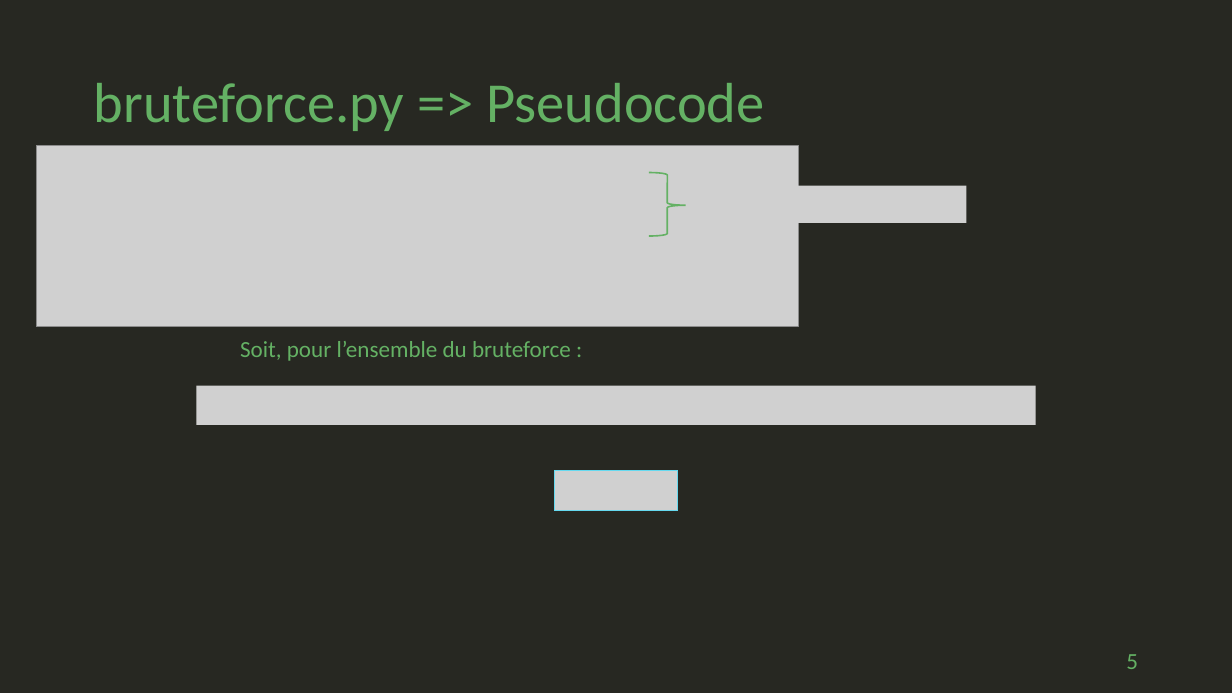
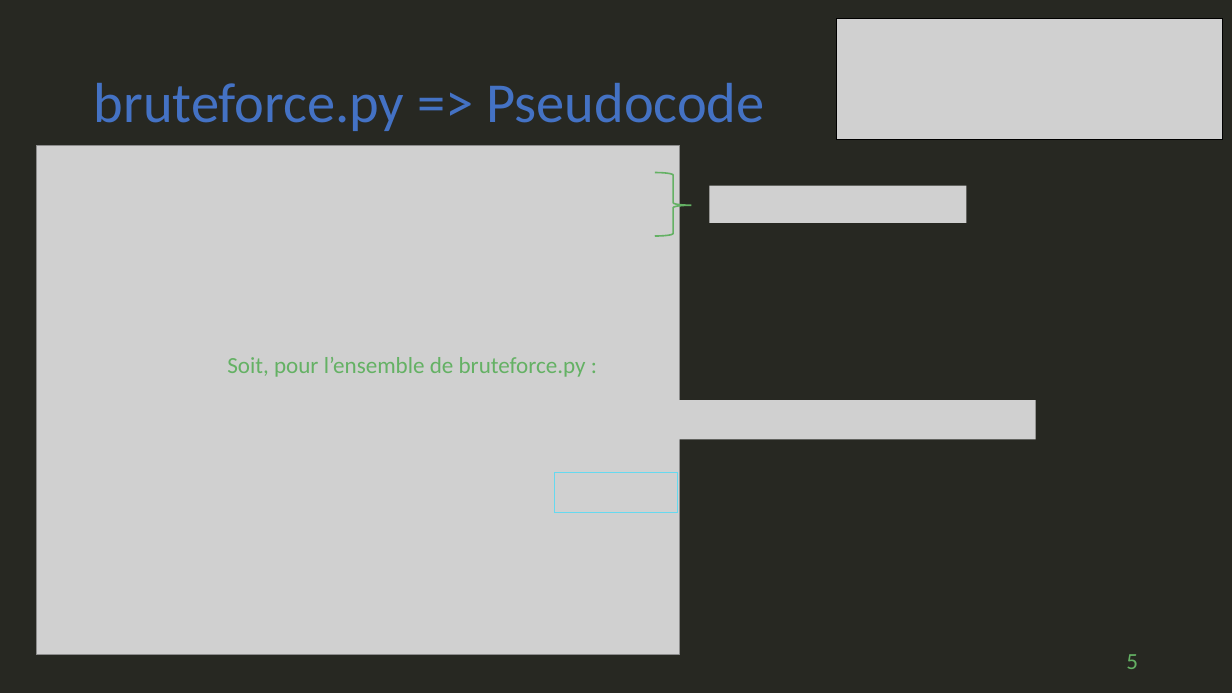
Before and after one commit to geoffrey-ll/OC_P07_Algorithmique, a slide deck: slide 5 of p07_slide.pptx. Drawn at 1232x693 pixels with LibreOffice and Linux fonts; fonts in the diff are those of the drawing; grey boxes stand for pictures. Boxes give left, top, right and bottom in pixels: in the first picture for what was removed or moved away, otherwise in the second. Text is boxed around its words. In the diff, an @@ line names an element or a change of style, - is before the commit and + after.

Commit message:
slide :     - PseudoCode de optimized.py avec complexité temporelle.

```diff
--- a/p07_slide.pptx
+++ b/p07_slide.pptx
@@ picture added at box(837, 18, 1224, 140) @@
@@ title "bruteforce.py => Pseudocode" at box(94, 83, 764, 131): text colour #64B164 to #4472C4 @@
@@ picture: place and size @@
-picture at box(36, 145, 798, 326)
+picture at box(36, 145, 679, 654)
@@ right brace: place and size @@
-right brace at box(649, 173, 686, 237)
+right brace at box(655, 173, 692, 237)
@@ text at box(227, 357, 586, 377): text changed @@
-Soit, pour l’ensemble du bruteforce :
+Soit, pour l’ensemble de bruteforce.py :
@@ picture: place and size @@
-picture at box(196, 385, 1035, 425)
+picture at box(196, 400, 1035, 440)
```
Also in this commit, not shown: 8 other slides changed, 2 slides added.
